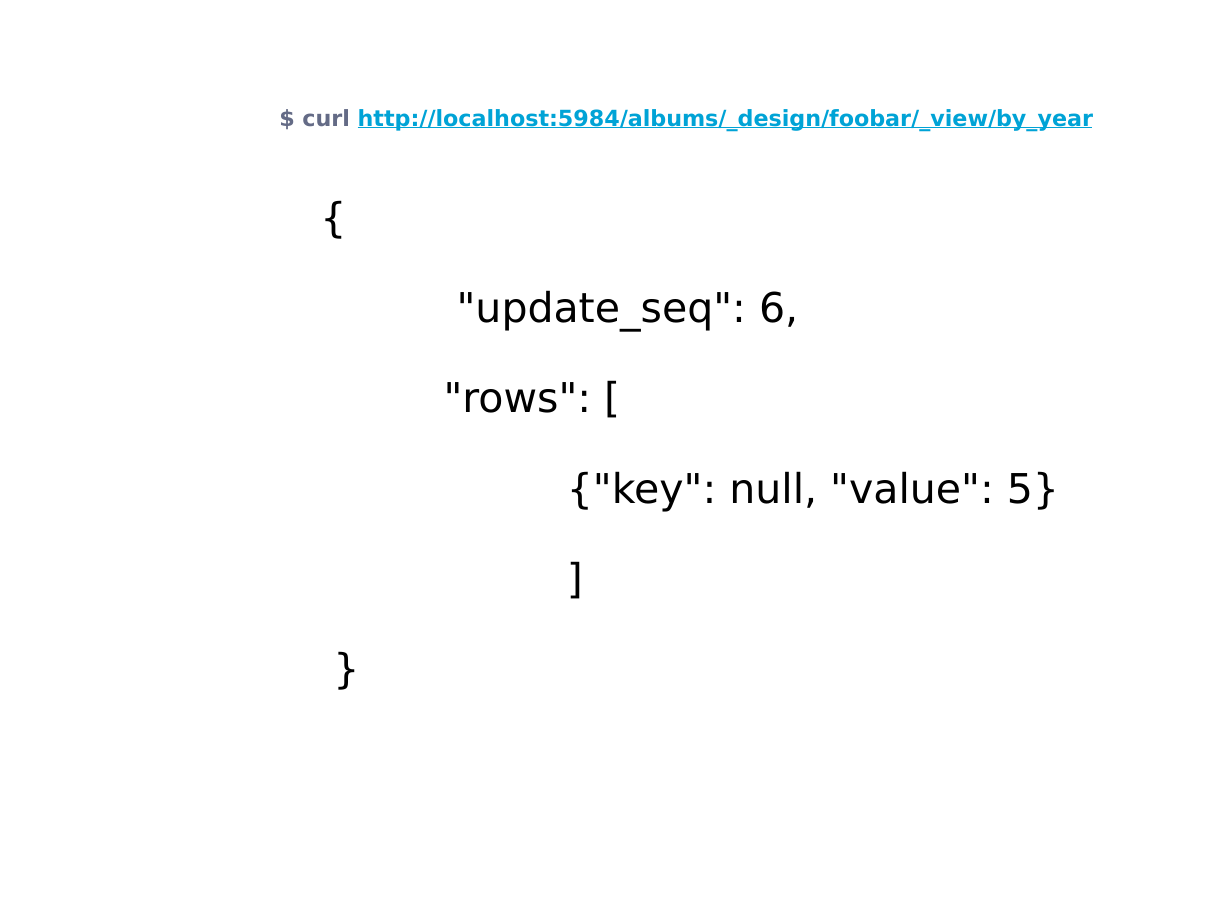
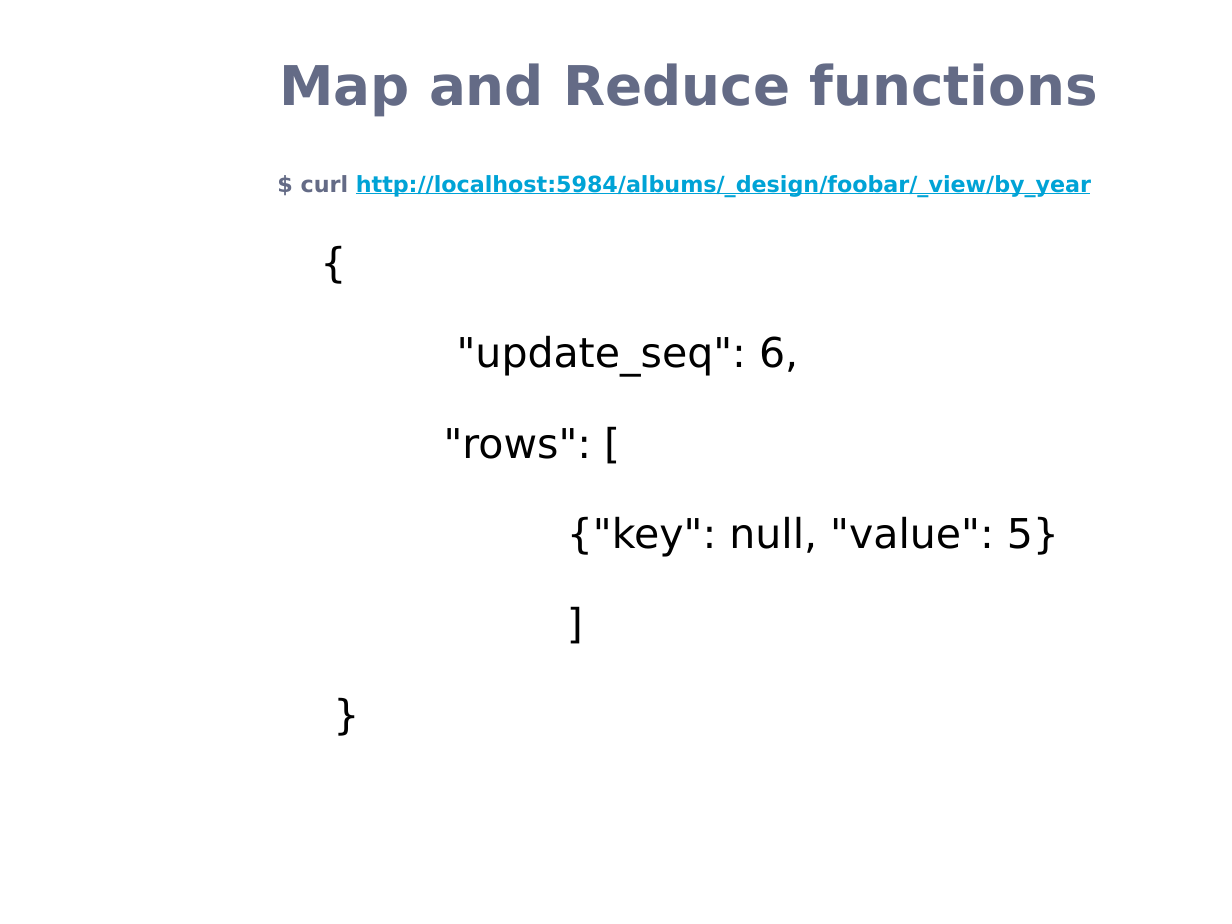
Before and after one commit to rohanz1993/Team_9_Heroku_Shopping_Cart_-_AWS_NoSQL_Service, a slide deck: slide 32 of Donita/CouchDB.pptx. Drawn at 1232x924 pixels with LibreOffice and Linux fonts; fonts in the diff are those of the drawing; background and template pictures are left out. Boxes give left, top, right and bottom in pixels: in the first picture for what was removed or moved away, otherwise in the second. Text is boxed around its words. In the diff, an @@ line names an element or a change of style, - is before the commit and + after.

```diff
--- a/Donita/CouchDB.pptx
+++ b/Donita/CouchDB.pptx
@@ text added at [279,63,1097,116], 32 pt, text #646B86, bold @@
+Map and Reduce functions
@@ title "$ curl http://localhost:5984/albums/_design/foobar/_view/by_ ...": place and size @@
-title "$ curl http://localhost:5984/albums/_design/foobar/_view/by_ ..." at [302,109,1093,132]
+title "$ curl http://localhost:5984/albums/_design/foobar/_view/by_ ..." at [301,175,1091,198]
@@ text "{": place and size @@
-text "{" at [444,290,1059,512]
+text "{" at [444,335,1059,557]
```
Also in this commit, not shown: 3 other slides changed.
